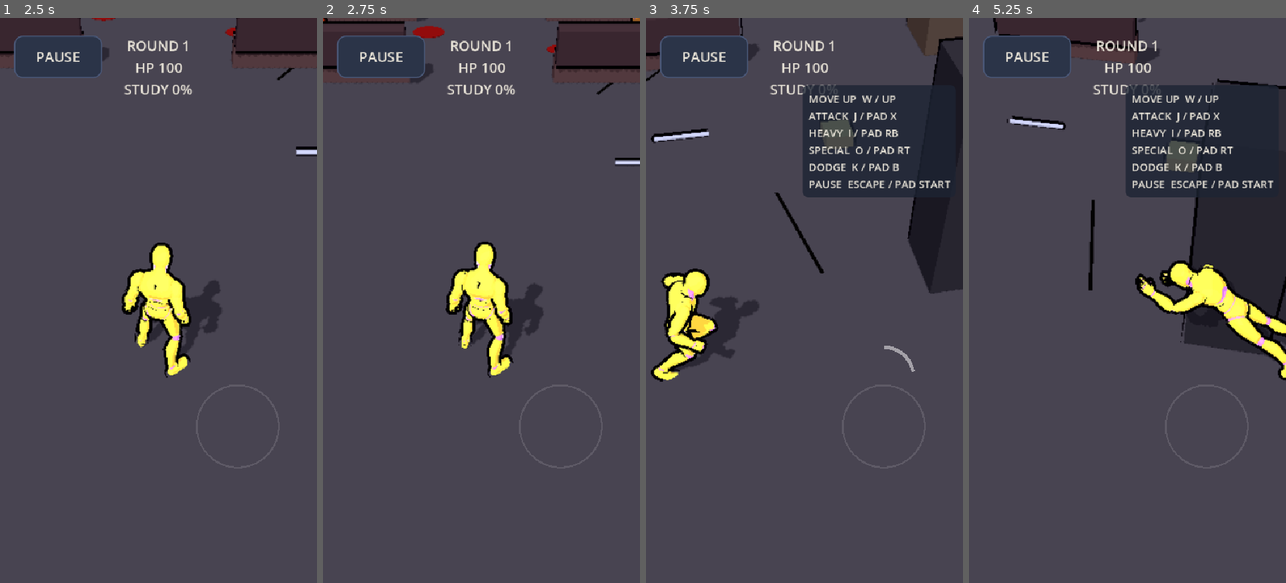
Above: before the commit, frames 1-4 (left to right).
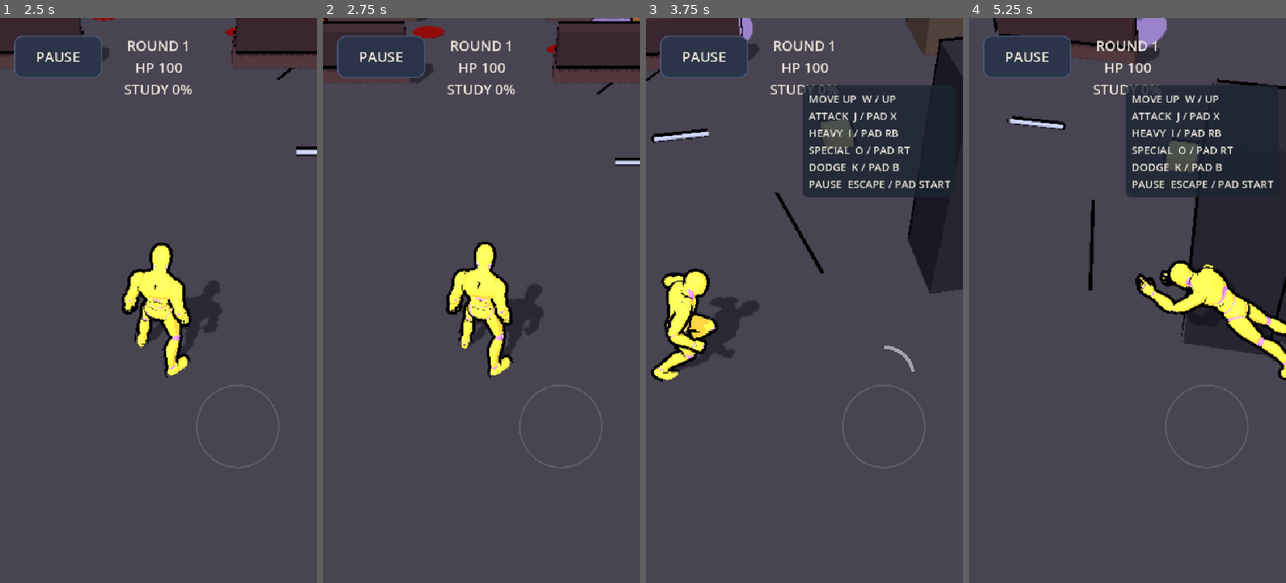
Above: after the commit, the same moments.

Repository: duffpowell-commits/hunter
Game: Godot game, scene res://scenes/boot.tscn
The game is run twice, just before and just after one commit, with the same random seed, the same clock (stepped at 60 frames per second) and the same inputs.
Inputs (mouse positions are in pixels of both pictures, inside the frame that each line leads up to):
- Up to frame 1 (2.5 s): tap Enter at 0.5 s; move the mouse to (228, 272) at 0.52 s; hold D (move_right) 0.53-1.25 s; hold J (attack) 0.53-1.25 s; click (228, 272) at 0.67 s; tap Space (jump) at 0.77 s; click "SKIP" at 1.25 s; click "NEW GAME" at 2 s
- Up to frame 2 (2.75 s): no input
- Up to frame 3 (3.75 s): drag from (725, 379) to (788, 413) at 2.77 s; move the mouse to (883, 379) at 3.52 s; hold D (move_right) from 3.53 s (still down); hold J (attack) from 3.53 s (still down); click (883, 379) at 3.67 s
- Up to frame 4 (5.25 s): release D (move_right) at 4.25 s; release J (attack) at 4.25 s; drag from (1111, 413) to (1032, 215) at 4.27 s; move the mouse to (1222, 385) at 5.02 s; hold A (move_left) from 5.03 s (still down); hold K (dodge) from 5.03 s (still down)

Frame 1 is identical in both runs. In frame 2, less than 0.1% of the frame differs, in the area x 84-98%, y 0-1%; in frame 3, 0.1%; in frame 4, 0.4%, in the area x 52-63%, y 0-6%.

Commit message:
M2: telegraph minion attacks and allow defensive combat before Vesper engages

Diff:
--- a/scripts/pews_arena.gd
+++ b/scripts/pews_arena.gd
@@ -81,7 +81,28 @@
 	actor.can_climb = false
 	actor.can_vault = false
 	add_child(actor)
-	_foes.append({"actor": actor, "hp": hp_value, "damage": damage, "attack_cd": 1.2, "windup": 0.0, "dead": false, "kind": label})
+	var warning := Label3D.new()
+	warning.text = "!"
+	warning.font_size = 110
+	warning.outline_size = 30
+	warning.billboard = BaseMaterial3D.BILLBOARD_ENABLED
+	warning.no_depth_test = true
+	warning.modulate = UI.key("bad")
+	warning.position = Vector3(0, 2.2, 0)
+	warning.visible = false
+	actor.add_child(warning)
+	if label == "Choir":
+		var aura := MeshInstance3D.new()
+		var ring := CylinderMesh.new()
+		ring.top_radius = 1.15
+		ring.bottom_radius = 1.15
+		ring.height = 0.025
+		ring.radial_segments = 24
+		aura.mesh = ring
+		aura.material_override = _toon(Color("74658f"), false)
+		aura.position.y = 0.04
+		actor.add_child(aura)
+	_foes.append({"actor": actor, "warn": warning, "hp": hp_value, "damage": damage, "attack_cd": 1.2, "windup": 0.0, "dead": false, "kind": label})
 
 
 func _spawn_realm_props() -> void:
@@ -198,13 +219,16 @@
 			foe.windup -= dt
 			if foe.windup <= 0.0:
 				actor.act("enemy_swing")
+				foe.warn.visible = false
 				var boosted: bool = foe.kind == "Zealot" and choir_alive and choir_pos.distance_to(actor.global_position) < 5.5
-				_damage_hero(int(foe.damage) + (4 if boosted else 0), actor.global_position)
+				if hero.global_position.distance_to(actor.global_position) < 2.1:
+					_damage_hero(int(foe.damage) + (4 if boosted else 0), actor.global_position)
 				foe.attack_cd = 2.4
 		else:
 			foe.attack_cd -= dt
 			if d < 1.9 and foe.attack_cd <= 0.0:
 				foe.windup = 0.55
+				foe.warn.visible = true
 				get_node("/root/Subs").cue("[zealot raises its hands]" if foe.kind == "Zealot" else "[choir begins to sing]")
 		_foes[i] = foe
 
@@ -282,6 +306,7 @@
 		get_node("/root/Feel").impact(actor.global_position + Vector3(0, 1.3, 0), float(result.power), self)
 		if foe.hp <= 0.0:
 			foe.dead = true
+			foe.warn.visible = false
 			actor.die((actor.global_position - hero.global_position).normalized() * 2.0 + Vector3(0, 1.0, 0))
 			get_node("/root/Subs").cue("[%s falls]" % foe.kind.to_lower())
 		_foes[i] = foe
@@ -307,8 +332,16 @@
 
 
 func _input_move(q: Dictionary) -> void:
-	if not encounter_started or boss_defeated:
-		return
+	if boss_defeated:
+		return
+	if not encounter_started:
+		var nearby_foe := false
+		for foe in _foes:
+			if not foe.dead and hero.global_position.distance_to(foe.actor.global_position) < 3.2:
+				nearby_foe = true
+				break
+		if not nearby_foe:
+			return
 	var free_opener: bool = _ambush_free_special and q.get("kind", "") == "special"
 	super._input_move(q)
 	if free_opener and not last_special.is_empty():
